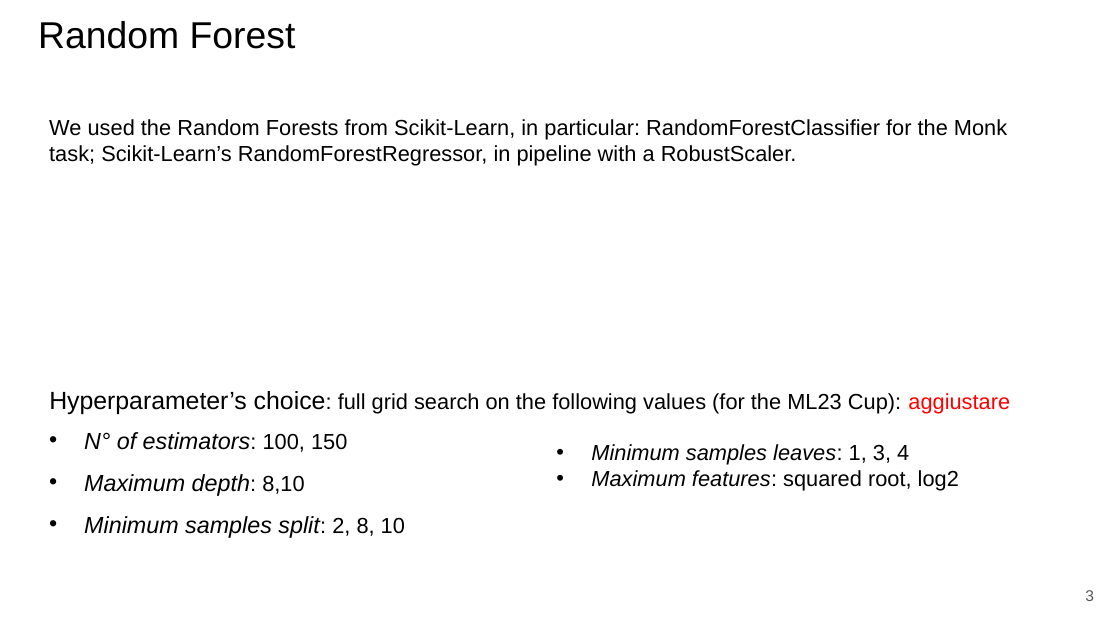
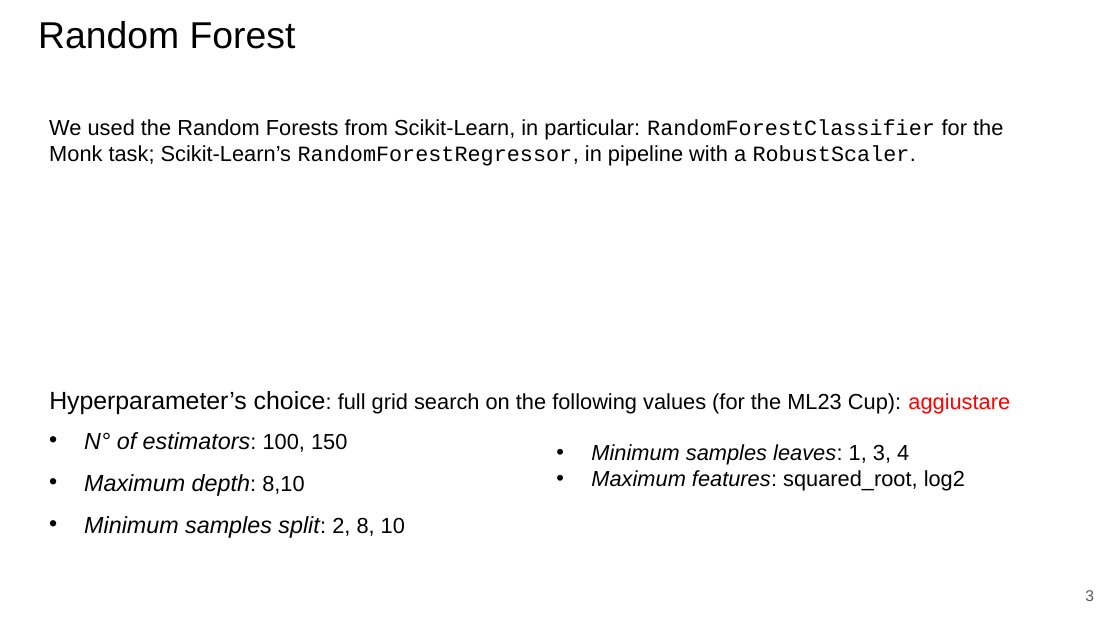
Before and after one commit to paolo-junior-mollica/machine-learning-project, a slide deck: slide 3 of relazione/ML-2023-PRJ-Slides-Demo.pptx. Drawn at 1120x630 pixels with LibreOffice and Linux fonts; fonts in the diff are those of the drawing. Boxes give left, top, right and bottom in pixels: in the first picture for what was removed or moved away, otherwise in the second. Text is boxed around its words. In the diff, an @@ line names an element or a change of style, - is before the commit and + after.

```diff
--- a/relazione/ML-2023-PRJ-Slides-Demo.pptx
+++ b/relazione/ML-2023-PRJ-Slides-Demo.pptx
@@ text "We used the Random Forests ..." at <box>49,119,1003,166</box>: font Arial to Courier New in "RandomForestClassifier RandomForestRegressor, RobustScaler." @@
@@ text at <box>591,470,965,491</box>: text changed @@
-• Maximum features: squared root, log2
+• Maximum features: squared_root, log2
```
Also in this commit, not shown: 6 other slides changed, 2 slides added, 1 slide removed.
